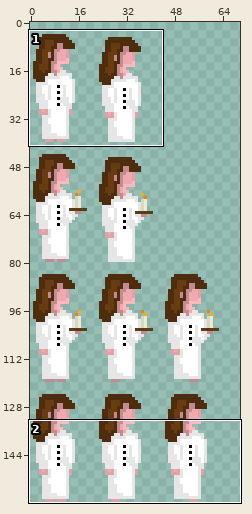
Two states of a sprite sheet, Assets/Sprites/Game/Player/Player.png. Above, an overview of the earlier version with the close-up marked.
Close-up. Before the edit:
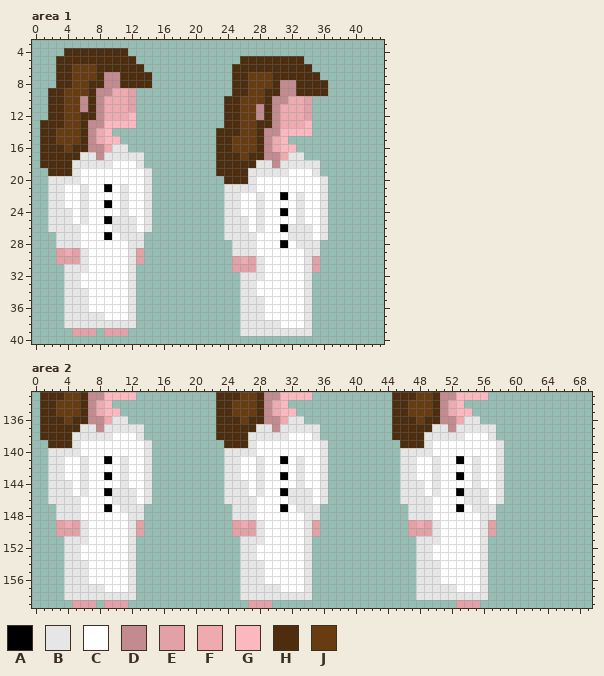
The file is 88x160 pixels. Shown: area 1: x 0..43, y 3..40; area 2: x 0..69, y 133..159. The wide view leaves out empty margins.
Palette (. is transparent): A #000000  B #e6e6e6  C #ffffff  D #c38a90  E #e2a0a7  F #efaab0  G #fbb8be  H #4d2d0d  J #683c11
Pixels before, area 1, first column x 1:
 4 ...HHHHHHHH.........................
 5 ..HHHHHHHHHH.............HHHHHHHH...
 6 ..HHJJJHHHHHH...........HHHHHHHHHH..
 7 ..HHJJJHDDHHHH..........HHJJJHHHHHH.
 8 ..HHJJHHDDHHHH..........HHJJJHDDHHHH
 9 .HHJJJHDDFFE............HHJJHHDDHHHH
10 .HHJJDHDFFFE...........HHJJJHDDFFE..
11 .HHJJDHDFFFE...........HHJJDHDFFFE..
12 .HHJJHHDFFFG...........HHJJDHDFFFE..
13 HHHJJHDDGGGG...........HHJJHHDFFFG..
14 HHJJJHDFG.............HHHJJHDDGGGG..
15 HHJJJHDFGG............HHJJJHDFG.....
16 HHHJHHDDFBB...........HHJJJHDFGG....
17 HHHHHBBDBBBBB.........HHHJHHDDFBB...
18 HHHHBBBBBCCCB.........HHHHHBBDBBBBB.
19 .HHHBCCCCCCCCB........HHHHBBBBBCCCB.
20 .BBBBCCCCCCCCB.........HHHBCCCCCCCCB
21 .BBCCBCCACBCCB.........BBBBCCCCCCCCB
22 .BBCCBCCCCBCCB.........BBCCBCCACBCCB
23 .BBCCBCCACBCCB.........BBCCBCCCCBCCB
24 .BBBCBCCCCBCCB.........BBCCBCCACBCCB
25 .BBBCBCCABBBCB.........BBBCBCCCCBCCB
26 .BBBBCCCCBBBCB.........BBBCBCCABBBCB
27 ..BBBCCCACBBB..........BBBBCCCCBBBCB
28 ..BBBCCCCCCBB...........BBBCCCACBBB.
29 ..EFEBCCCCCBE...........BBBCCCCCCBB.
30 ..EEEBCCCCCBE...........EFEBCCCCCBE.
31 ...BBBCCCCCB............EEEBCCCCCBE.
32 ...BBCCCCCCB.............BBBCCCCCB..
33 ...BBCCCCCCB.............BBCCCCCCB..
34 ...BBBCCCCCB.............BBCCCCCCB..
35 ...BBBCCCCCB.............BBBCCCCCB..
36 ...BBBCCCCCB.............BBBCCCCCB..
37 ...BBBBBCCCB.............BBBCCCCCB..
38 ...BBBBBBBBB.............BBBBBCCCB..
39 ....EEE.EEE..............BBBBBBBBB..
Pixels before, area 2, first column x 1:
133 HHHJJHDDGGGG..........HHHJJHDDGGGG..........HHHJJHDDGGGG..
134 HHJJJHDFG.............HHJJJHDFG.............HHJJJHDFG.....
135 HHJJJHDFGG............HHJJJHDFGG............HHJJJHDFGG....
136 HHHJHHDDFBB...........HHHJHHDDFBB...........HHHJHHDDFBB...
137 HHHHHBBDBBBBB.........HHHHHBBDBBBBB.........HHHHHBBDBBBBB.
138 HHHHBBBBBCCCB.........HHHHBBBBBCCCB.........HHHHBBBBBCCCB.
139 .HHHBCCCCCCCCB.........HHHBCCCCCCCCB.........HHHBCCCCCCCCB
140 .BBBBCCCCCCCCB.........BBBBCCCCCCCCB.........BBBBCCCCCCCCB
141 .BBCCBCCACBCCB.........BBCCBCCACBCCB.........BBCCBCCACBCCB
142 .BBCCBCCCCBCCB.........BBCCBCCCCBCCB.........BBCCBCCCCBCCB
143 .BBCCBCCACBCCB.........BBCCBCCACBCCB.........BBCCBCCACBCCB
144 .BBBCBCCCCBCCB.........BBBCBCCCCBCCB.........BBBCBCCCCBCCB
145 .BBBCBCCABBBCB.........BBBCBCCABBBCB.........BBBCBCCABBBCB
146 .BBBBCCCCBBBCB.........BBBBCCCCBBBCB.........BBBBCCCCBBBCB
147 ..BBBCCCACBBB...........BBBCCCACBBB...........BBBCCCACBBB.
148 ..BBBCCCCCCBB...........BBBCCCCCCBB...........BBBCCCCCCBB.
149 ..EFEBCCCCCBE...........EFEBCCCCCBE...........EFEBCCCCCBE.
150 ..EEEBCCCCCBE...........EEEBCCCCCBE...........EEEBCCCCCBE.
151 ...BBBCCCCCB.............BBBCCCCCB.............BBBCCCCCB..
152 ...BBCCCCCCB.............BBCCCCCCB.............BBCCCCCCB..
153 ...BBCCCCCCB.............BBCCCCCCB.............BBCCCCCCB..
154 ...BBBCCCCCB.............BBBCCCCCB.............BBBCCCCCB..
155 ...BBBCCCCCB.............BBBCCCCCB.............BBBCCCCCB..
156 ...BBBCCCCCB.............BBBCCCCCB.............BBBCCCCCB..
157 ...BBBBBCCCB.............BBBBBCCCB.............BBBBBCCCB..
158 ...BBBBBBBBB.............BBBBBBBBB.............BBBBBBBBB..
159 ....EEE.EEE...............EEE.......................EEE...
And afterwards:
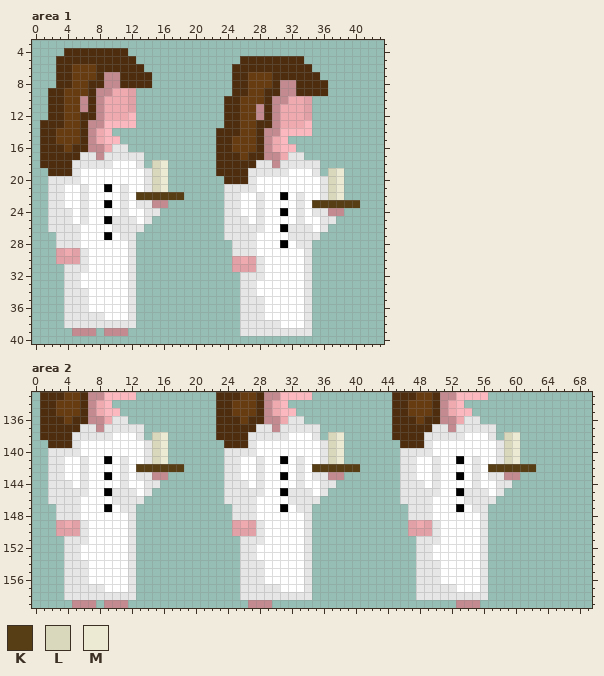
Colours new in this view: K #583e14  L #d9d8bc  M #ecead2
The exact change:
Area 1:
Colour B now appears in row 24 at x 15; in row 25 at x 37.
The author changed colour C to colour B in row 23 at x 13; in row 24 at x 35; in row 26 at x 13 and 27; in row 27 at x 35.
Colour D now appears in row 23 at x 15 to 16; in row 24 at x 37 to 38.
The author changed colour E to colour D in row 39 at x 5 to 7 and 9 to 11.
Colour K now appears in row 22 at x 15 to 18; in row 23 at x 37 to 40.
The author changed colour B to colour K in row 22 at x 14; in row 23 at x 36.
The author changed colour C to colour K in row 22 at x 13; in row 23 at x 35.
Colour L now appears in row 18 at x 15; in rows 19 to 21 at x 15 and 37; in row 22 at x 37.
Colour M now appears in row 18 at x 16; in rows 19 to 21 at x 16 and 38; in row 22 at x 38.
Colour B is removed in row 26 at x 14; in row 27 at x 13 and 36; in row 28 at x 13 and 35; in row 29 at x 35.
Colour E is removed in row 29 at x 13; in row 30 at x 13 and 35; in row 31 at x 35.
Area 2:
Colour B now appears in row 144 at x 15, 37 and 59.
The author changed colour C to colour B in row 143 at x 13, 35 and 57; in row 145 at x 5, 27 and 49; in row 146 at x 13, 35 and 57.
Colour D now appears in row 143 at x 15 to 16, 37 to 38 and 59 to 60.
The author changed colour E to colour D in row 159 at x 5 to 7, 9 to 11, 27 to 29 and 53 to 55.
Colour K now appears in row 142 at x 15 to 18, 37 to 40 and 59 to 62.
The author changed colour B to colour K in row 142 at x 14, 36 and 58.
The author changed colour C to colour K in row 142 at x 13, 35 and 57.
Colour L now appears in rows 138 to 141 at x 15, 37 and 59.
Colour M now appears in rows 138 to 141 at x 16, 38 and 60.
Colour B is removed in row 146 at x 14, 36 and 58; in rows 147 to 148 at x 13, 35 and 57.
Colour E is removed in rows 149 to 150 at x 13, 35 and 57.
